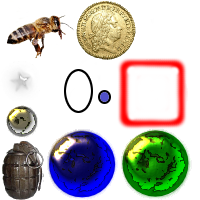
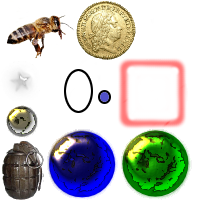
Layered file, before and after one edit (200x200). Changes by layer:
renamed "Pasted Layer #1" to "redOutline", painted on it, masked it over [117,58,188,130]
